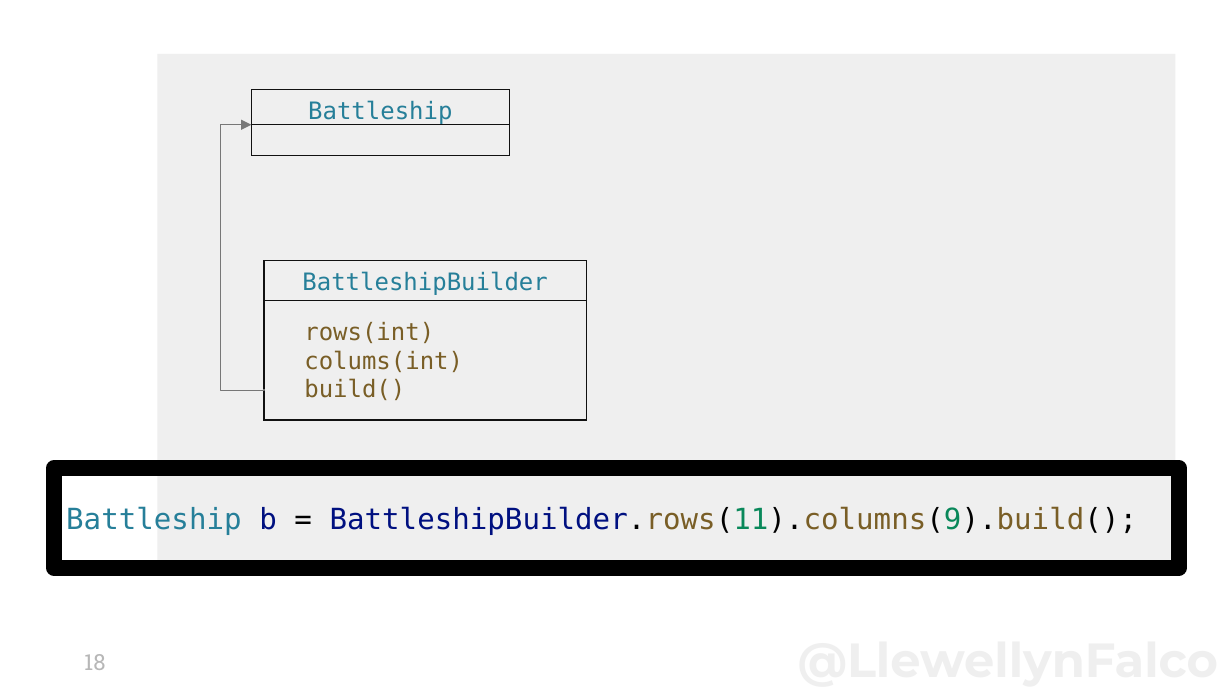
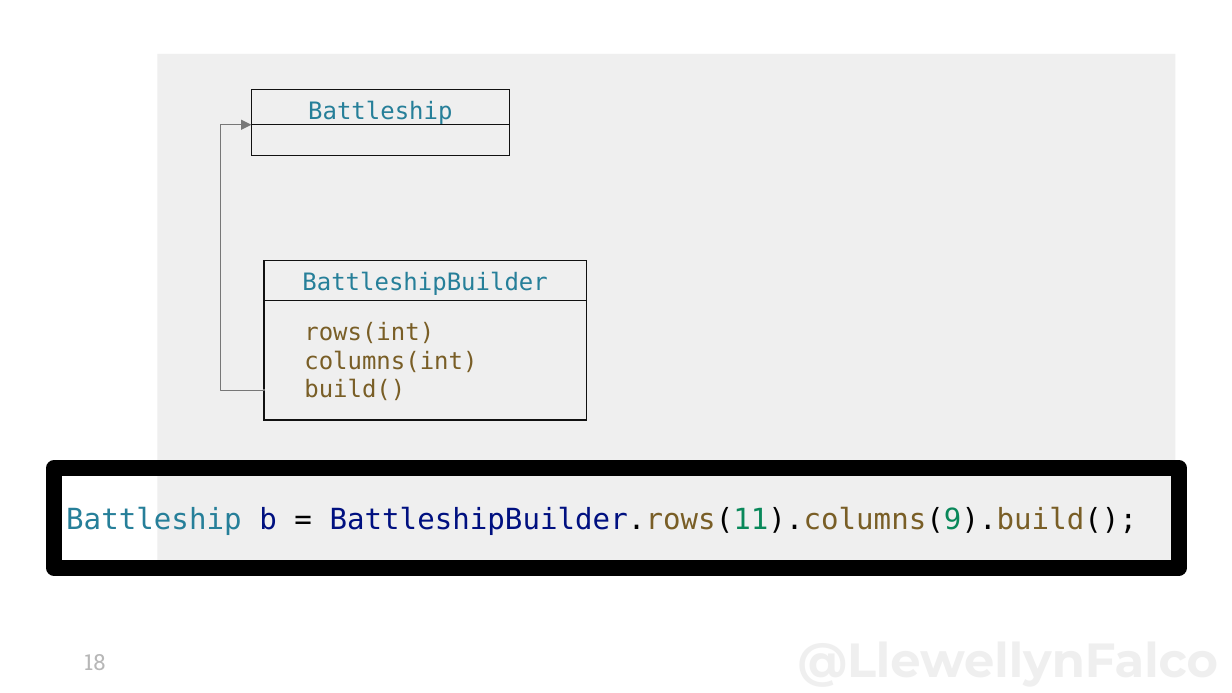
Before and after one commit to isidore/TestDrivenDevelopmentClass.Slides, a slide deck: slide 18 of Micro Api Design with Consume First.pptx. Drawn at 1232x693 pixels with LibreOffice and Linux fonts; fonts in the diff are those of the drawing. Boxes give left, top, right and bottom in pixels: in the first picture for what was removed or moved away, otherwise in the second. Text is boxed around its words. In the diff, an @@ line names an element or a change of style, - is before the commit and + after.

```diff
--- a/Micro Api Design with Consume First.pptx
+++ b/Micro Api Design with Consume First.pptx
@@ text at (304,350,477,372): text changed @@
-colums(int)
+columns(int)
```
Also in this commit, not shown: 4 other slides changed, 1 slide removed, 1 other file.
